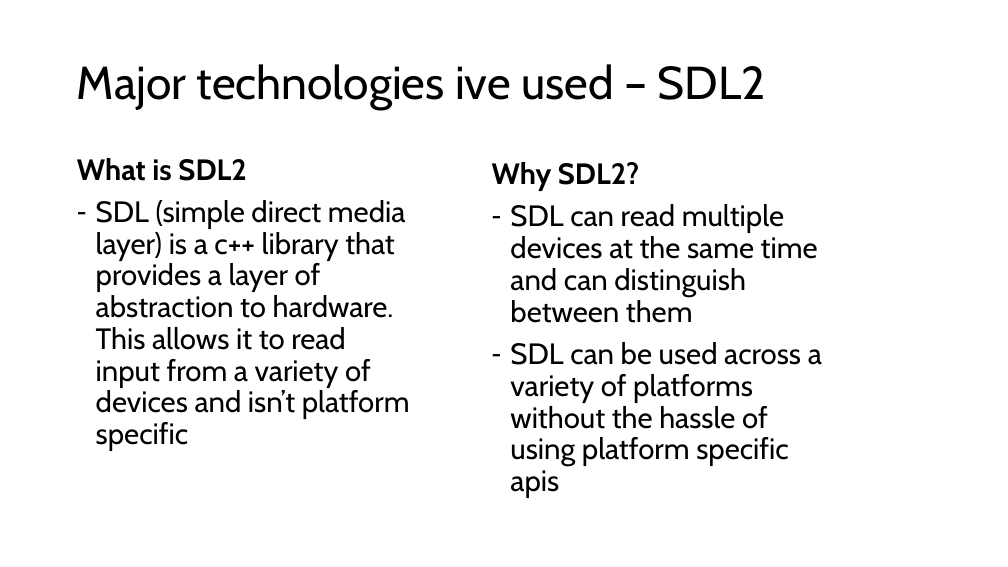
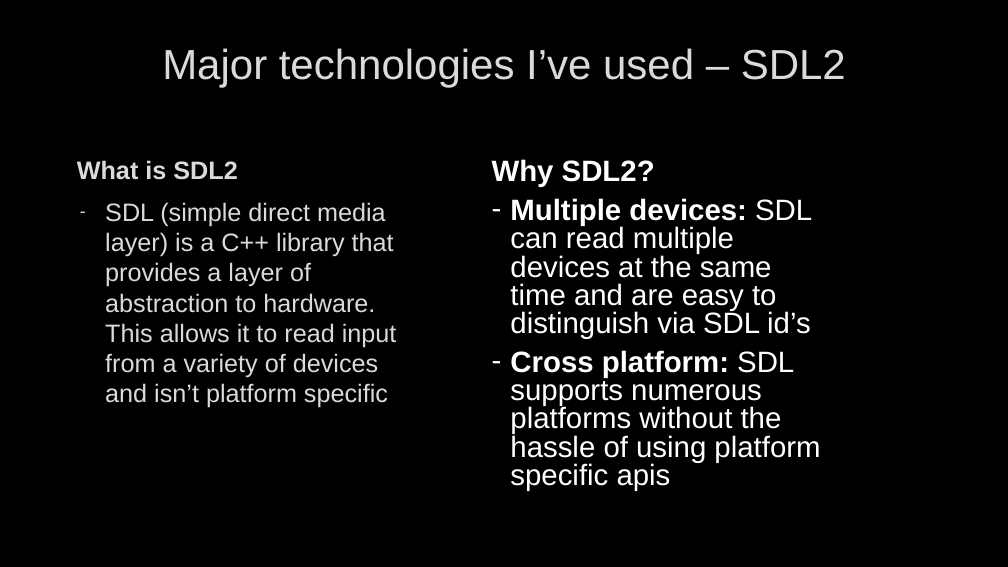
Before and after one commit to Henry-Frodsham/RTS-LCM-Game, a slide deck: slide 10 of documents/Henry Frodsham FYP.pptx (slide 8 before the commit). Drawn at 1008x567 pixels with LibreOffice and Linux fonts; fonts in the diff are those of the drawing; background and template pictures are left out. Boxes give left, top, right and bottom in pixels: in the first picture for what was removed or moved away, otherwise in the second. Text is boxed around its words. In the diff, an @@ line names an element or a change of style, - is before the commit and + after.

```diff
--- a/documents/Henry Frodsham FYP.pptx
+++ b/documents/Henry Frodsham FYP.pptx
@@ background #FFFFFF to picture (left out) @@
@@ title at (x1=162, y1=48, x2=846, y2=87): text changed; size 44 to 40 pt; font Cabin to Arial; text colour #000000 to #DADADA @@
-Major technologies ive used – SDL2
+Major technologies I’ve used – SDL2
@@ text at (x1=77, y1=160, x2=237, y2=180): size 28 to 24 pt, font Cabin to Arial, text colour #000000 to #DADADA, letter outline none to #404040 0.75 pt in "What is SDL2"; line spacing 0.9 to 1 @@
@@ text at (x1=492, y1=159, x2=655, y2=187): font Cabin to Arial, text colour #000000 to #FFFFFF in "Why SDL2?"; line spacing 0.9 to 0.8 @@
@@ text at (x1=105, y1=202, x2=397, y2=408): text changed; size 28 to 24 pt; font Cabin to Arial; text colour #000000 to #DADADA @@
-– SDL (simple direct media layer) is a c++ library that provides a layer of abstraction to hardware. This allows it to read input from a variety of devices and isn’t platform specific
+– SDL (simple direct media layer) is a C++ library that provides a layer of abstraction to hardware. This allows it to read input from a variety of devices and isn’t platform specific
@@ text at (x1=510, y1=198, x2=820, y2=491): text changed; font Cabin to Arial; text colour #000000 to #FFFFFF @@
-– SDL can read multiple devices at the same time and can distinguish between them
-– SDL can be used across a variety of platforms without the hassle of using platform specific apis
+– Multiple devices: SDL can read multiple devices at the same time and are easy to distinguish via SDL id’s
+– Cross platform: SDL supports numerous platforms without the hassle of using platform specific apis
```
Also in this commit, not shown: 9 other slides changed, 4 slides added, 2 slides removed, 5 other files.
